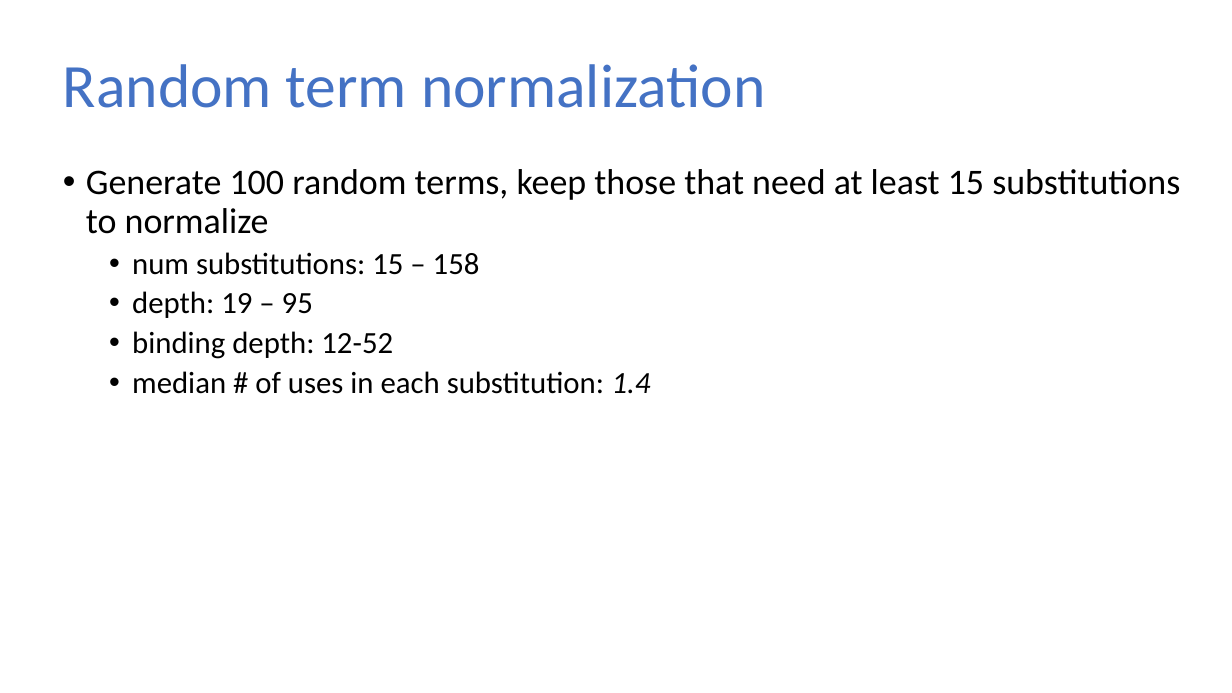
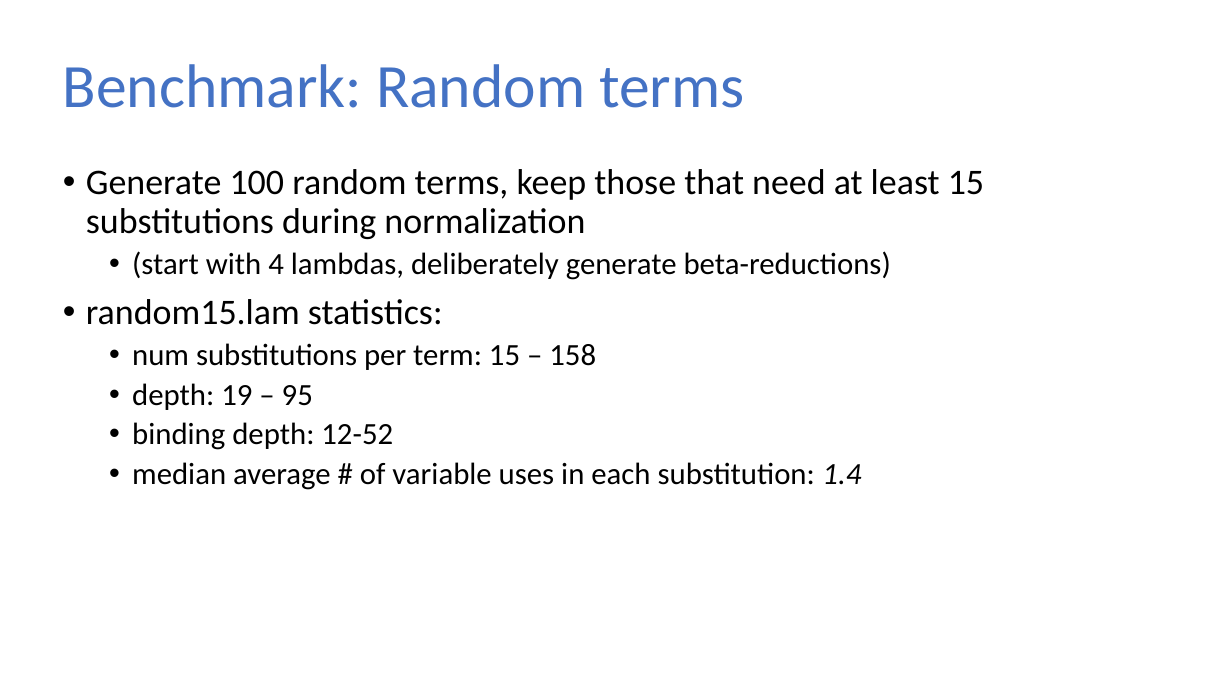
Before and after one commit to sweirich/lambda-n-ways, a slide deck: slide 26 of plclub-2021.pptx (slide 25 before the commit). Drawn at 1232x693 pixels with LibreOffice and Linux fonts; fonts in the diff are those of the drawing. Boxes give left, top, right and bottom in pixels: in the first picture for what was removed or moved away, otherwise in the second. Text is boxed around its words. In the diff, an @@ line names an element or a change of style, - is before the commit and + after.

```diff
--- a/plclub-2021.pptx
+++ b/plclub-2021.pptx
@@ title at [63,64,744,108]: text changed @@
-Random term normalization
+Benchmark: Random terms
@@ text at [86,169,984,370]: text changed @@
-• Generate 100 random terms, keep those that need at least 15 substitutions to normalize
-  • num substitutions: 15 – 158
+• Generate 100 random terms, keep those that need at least 15 substitutions during normalization
+  • (start with 4 lambdas, deliberately generate beta-reductions)
+• random15.lam statistics:
+  • num substitutions per term: 15 – 158
@@ text at [132,462,861,490]: text changed @@
-  • median # of uses in each substitution: 1.4
+  • median average # of variable uses in each substitution: 1.4
```
Also in this commit, not shown: 9 other slides changed, 14 slides added, 24 other files.
